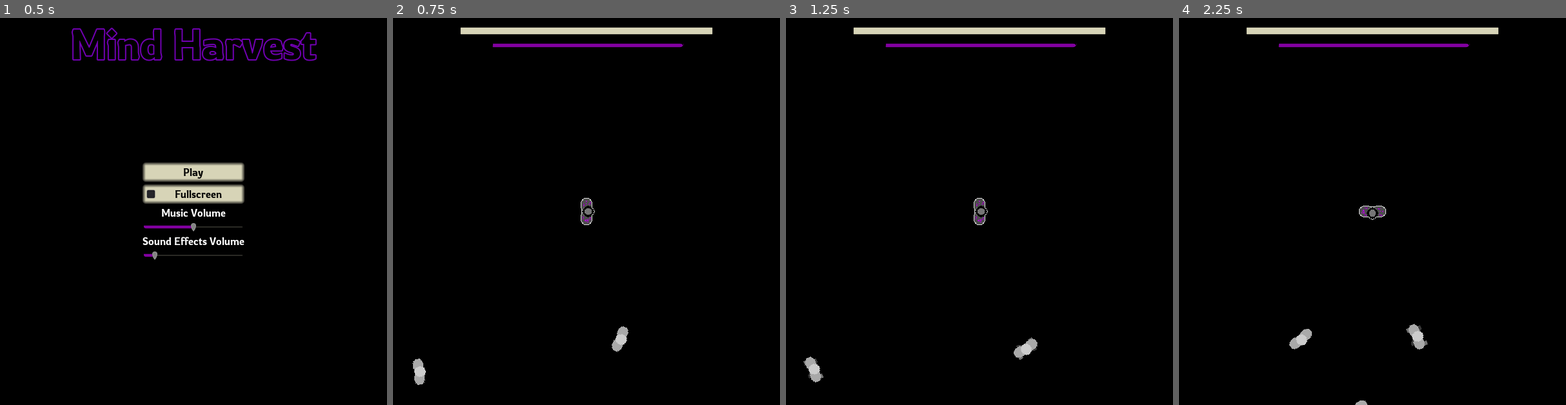
Above: before the commit, frames 1-4 (left to right).
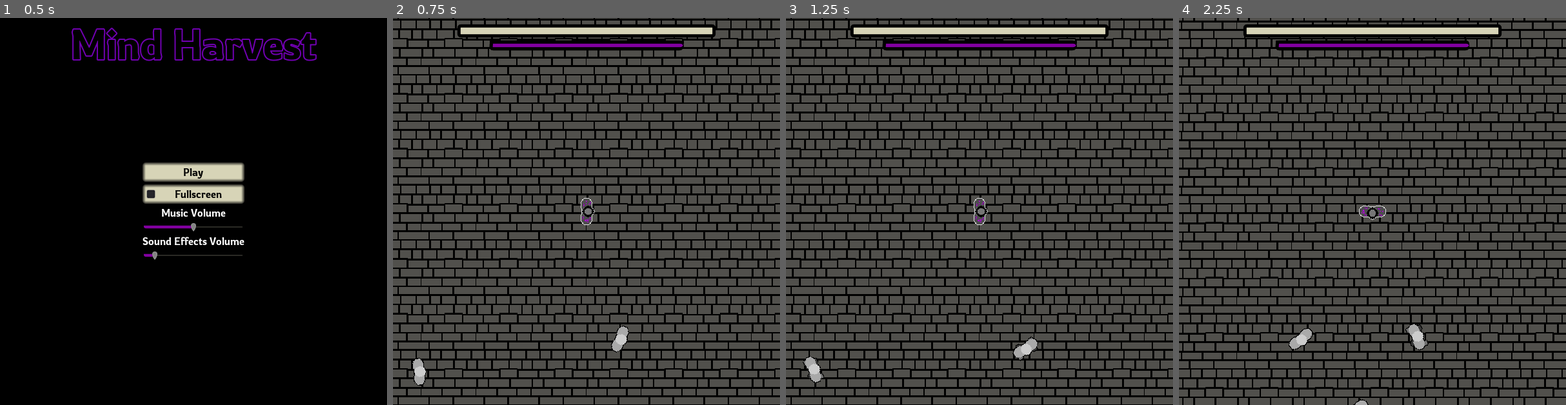
Above: after the commit, the same moments.

Repository: the-alex-g/LD52
Game: Godot game, scene res://Menu/MainMenu.tscn
Two runs of this game, one before a commit and one after it. Both use one fixed random seed, a clock stepped at 60 frames per second and the inputs below.
Inputs (mouse positions are in pixels of both pictures, inside the frame that each line leads up to):
- Up to frame 1 (0.5 s): no input
- Up to frame 2 (0.75 s): click "Play" at 0.5 s
- Up to frame 3 (1.25 s): no input
- Up to frame 4 (2.25 s): move the mouse to (1457, 192) at 1.27 s; hold D (right) 1.28-2.03 s; hold Space (shoot) 1.28-2.03 s; move the mouse to (1295, 230) at 2.02 s; hold S (down) from 2.03 s (still down); tap Space (shoot) at 2.1 s

Frame 1 is identical in both runs. In frame 2, 70% of the frame differs, in the area x 0-100%, y 0-100%; in frame 3, 70%; in frame 4, 70%.

Commit message:
Put the floor back in

Diff:
--- a/project/World/World.tscn
+++ b/project/World/World.tscn
@@ -7,6 +7,7 @@
 [ext_resource path="res://World/WallTiles.png" type="Texture" id=5]
 [ext_resource path="res://Player/Player.tscn" type="PackedScene" id=6]
 [ext_resource path="res://World/HUD.tscn" type="PackedScene" id=7]
+[ext_resource path="res://World/NewFloor.png" type="Texture" id=8]
 
 [sub_resource type="ConvexPolygonShape2D" id=3]
 points = PoolVector2Array( 0, 0, 32, 0, 32, 32, 0, 32 )
@@ -330,6 +331,11 @@
 [node name="World" type="Node2D"]
 script = ExtResource( 2 )
 
+[node name="Floor" type="Sprite" parent="."]
+texture = ExtResource( 8 )
+region_enabled = true
+region_rect = Rect2( 0, 0, 2304, 2304 )
+
 [node name="TileMap" type="TileMap" parent="."]
 tile_set = SubResource( 2 )
 cell_size = Vector2( 32, 32 )
Binary file removed: project/World/Floor.png
Not shown, removed: project/World/Floor.png.import
Not shown: 1 places in project/World/World.tscn that only renumber resources
